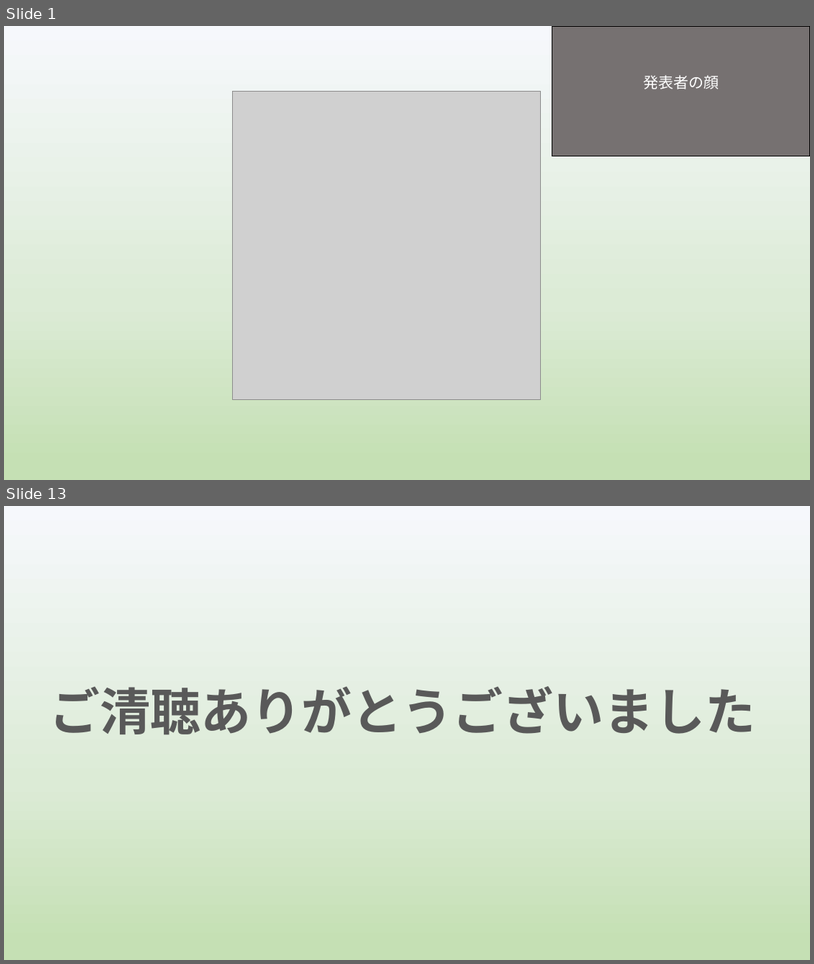
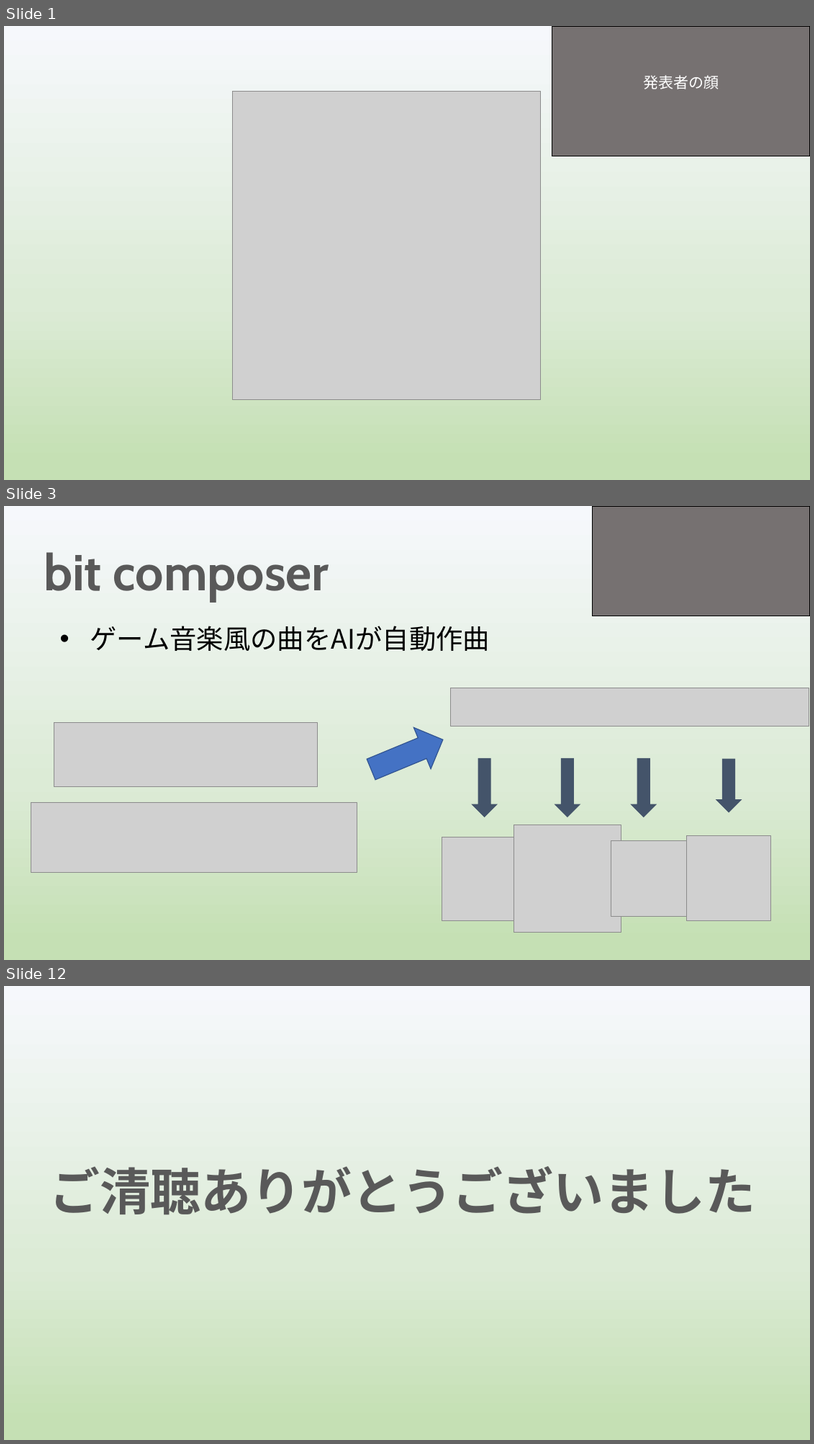
Before and after one commit to yoshitake266/bitComposer_prj, a slide deck: presentation/graduation/bit Composer3 .pptx. Shown one above the other, each under a label of ours: slides 1 and 13 before the commit, slides 1, 3 and 12 after it; the slides between them are not shown. The pictures are 814x964 and 814x1444 pixels, drawn with LibreOffice and Linux fonts; fonts in the diff are those of the drawing; grey boxes stand for pictures. Boxes give left, top, right and bottom in pixels: in the first picture for what was removed or moved away, otherwise in the second. Text is boxed around its words. In the diff, an @@ line names an element or a change of style, - is before the commit and + after.

```diff
--- a/presentation/graduation/bit Composer3 .pptx
+++ b/presentation/graduation/bit Composer3 .pptx
@@ slide 3 added at bbox=[4, 506, 810, 960], background gradient #F6F8FC to #DCEBD6 to #C5E0B4 @@
@@ rectangle added at bbox=[593, 506, 810, 616], fill #767171, outline #000000 1 pt @@
@@ title added at bbox=[44, 552, 329, 602], 60 pt, text #595959, bold @@
+bit composer
@@ text added at bbox=[90, 626, 491, 651], 32 pt, text #000000 @@
+• ゲーム音楽風の曲をAIが自動作曲
@@ picture added at bbox=[450, 688, 809, 726] @@
@@ right arrow added at bbox=[363, 719, 452, 790], fill #4472C4, outline #325491 1 pt @@
@@ picture added at bbox=[54, 723, 318, 786] @@
@@ down arrow added at bbox=[473, 758, 497, 816], fill #44546A, outline #44546A 1 pt @@
@@ down arrow added at bbox=[556, 758, 580, 816], fill #44546A, outline #44546A 1 pt @@
@@ down arrow added at bbox=[632, 758, 656, 816], fill #44546A, outline #44546A 1 pt @@
@@ down arrow added at bbox=[718, 759, 741, 812], fill #44546A, outline #44546A 1 pt @@
@@ picture added at bbox=[31, 802, 358, 872] @@
@@ picture added at bbox=[514, 825, 622, 932] @@
@@ picture added at bbox=[442, 837, 526, 921] @@
@@ picture added at bbox=[612, 841, 687, 916] @@
@@ picture added at bbox=[687, 836, 772, 921] @@
@@ what was slide 13 is now slide 12 @@
```
Also in this commit, not shown: 8 slides changed, 3 other slides added, 2 slides removed, 9 other files.
